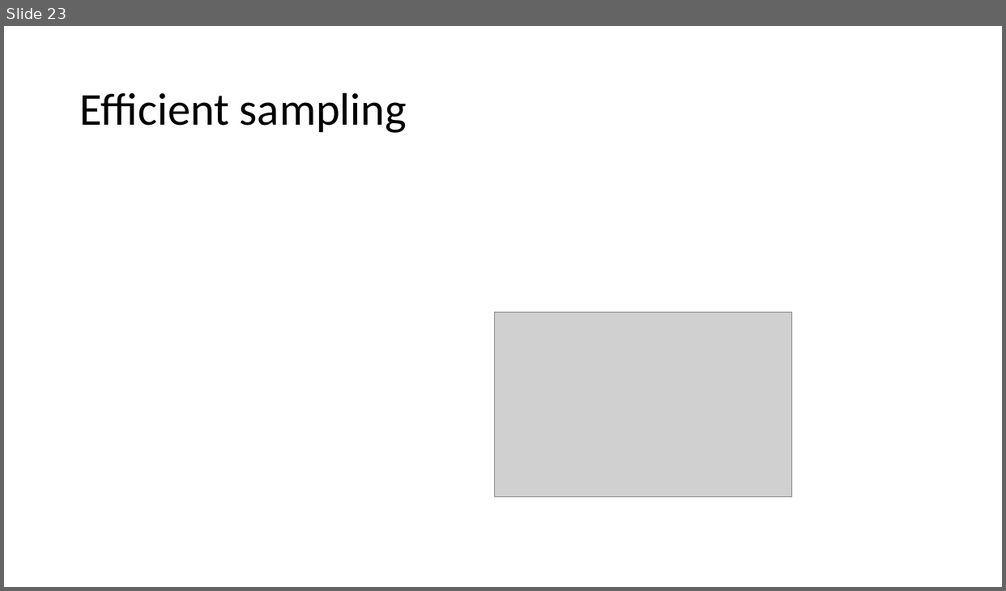
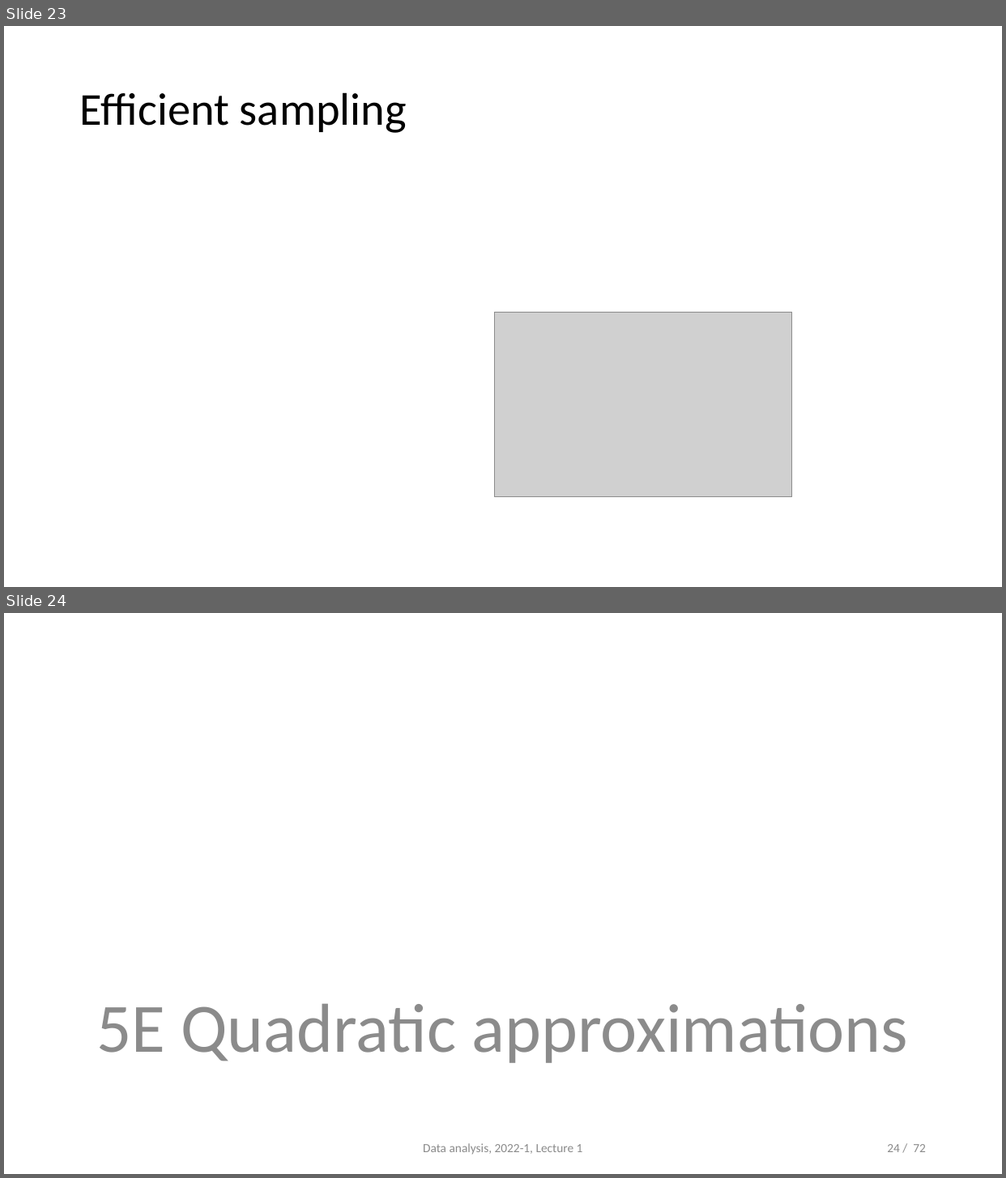
Before and after one commit to opherdonchin/StatisticalComputationAndAnalysis, a slide deck: Lectures/Lecture 5 MCMC.pptx. Shown one above the other, each under a label of ours: slide 23 before the commit, slides 23 and 24 after it. The pictures are 1006x591 and 1006x1178 pixels, drawn with LibreOffice and Linux fonts; fonts in the diff are those of the drawing; grey boxes stand for pictures. Boxes give left, top, right and bottom in pixels: in the first picture for what was removed or moved away, otherwise in the second. Text is boxed around its words. In the diff, an @@ line names an element or a change of style, - is before the commit and + after.

```diff
--- a/Lectures/Lecture 5 MCMC.pptx
+++ b/Lectures/Lecture 5 MCMC.pptx
@@ slide 24 added at [4, 613, 1002, 1174], background #FFFFFF @@
@@ text added at [96, 1003, 908, 1063], 66.6 pt, text #8C8C8C @@
+5E Quadratic approximations
@@ text added at [423, 1144, 583, 1155], 12 pt, text #8C8C8C @@
+Data analysis, 2022-1, Lecture 1
@@ page number added at [887, 1144, 926, 1152], 12 pt, text #8C8C8C @@
+24 / 72
```
Also in this commit, not shown: 1 other slide added, 17 other files.
